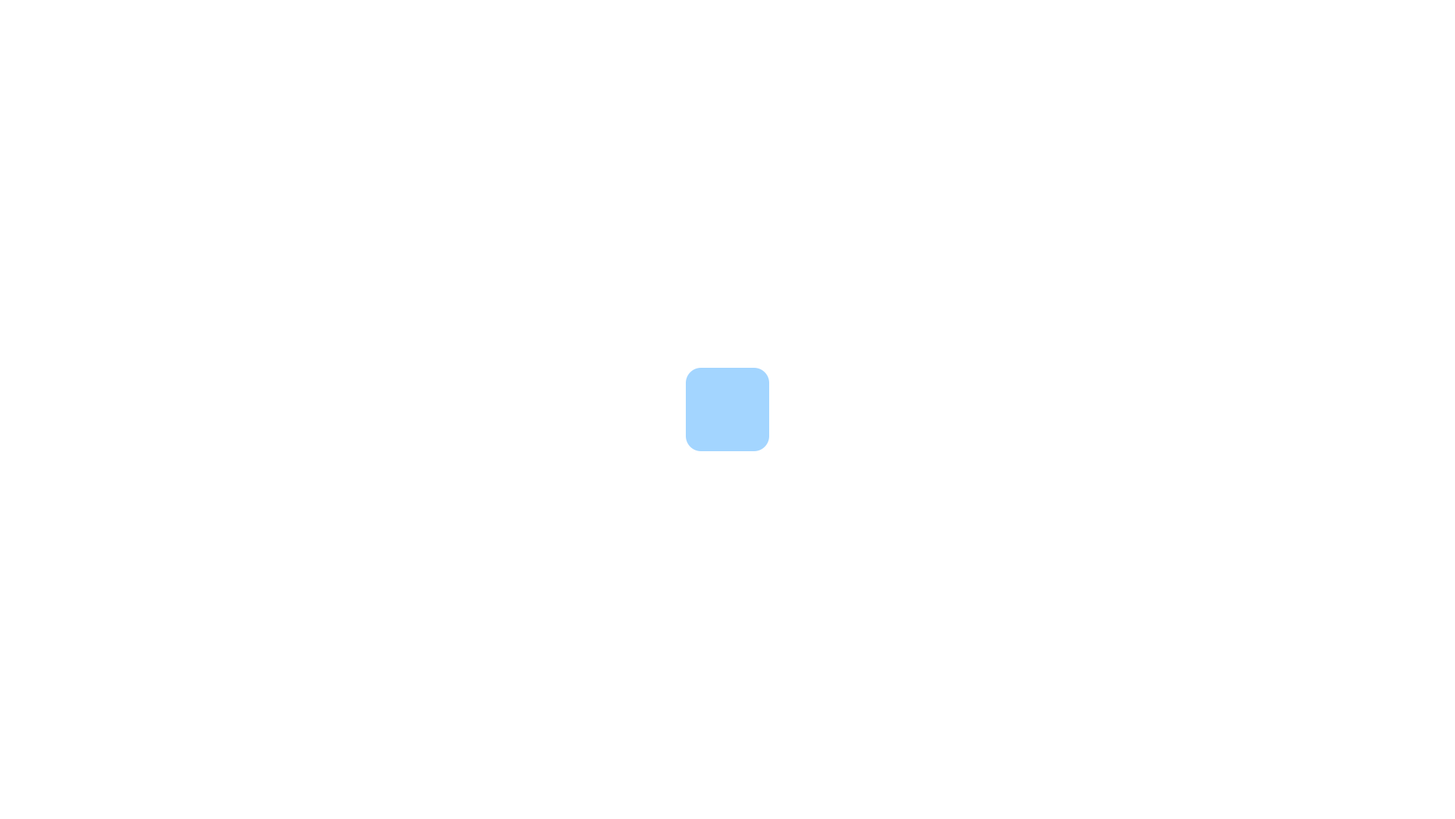
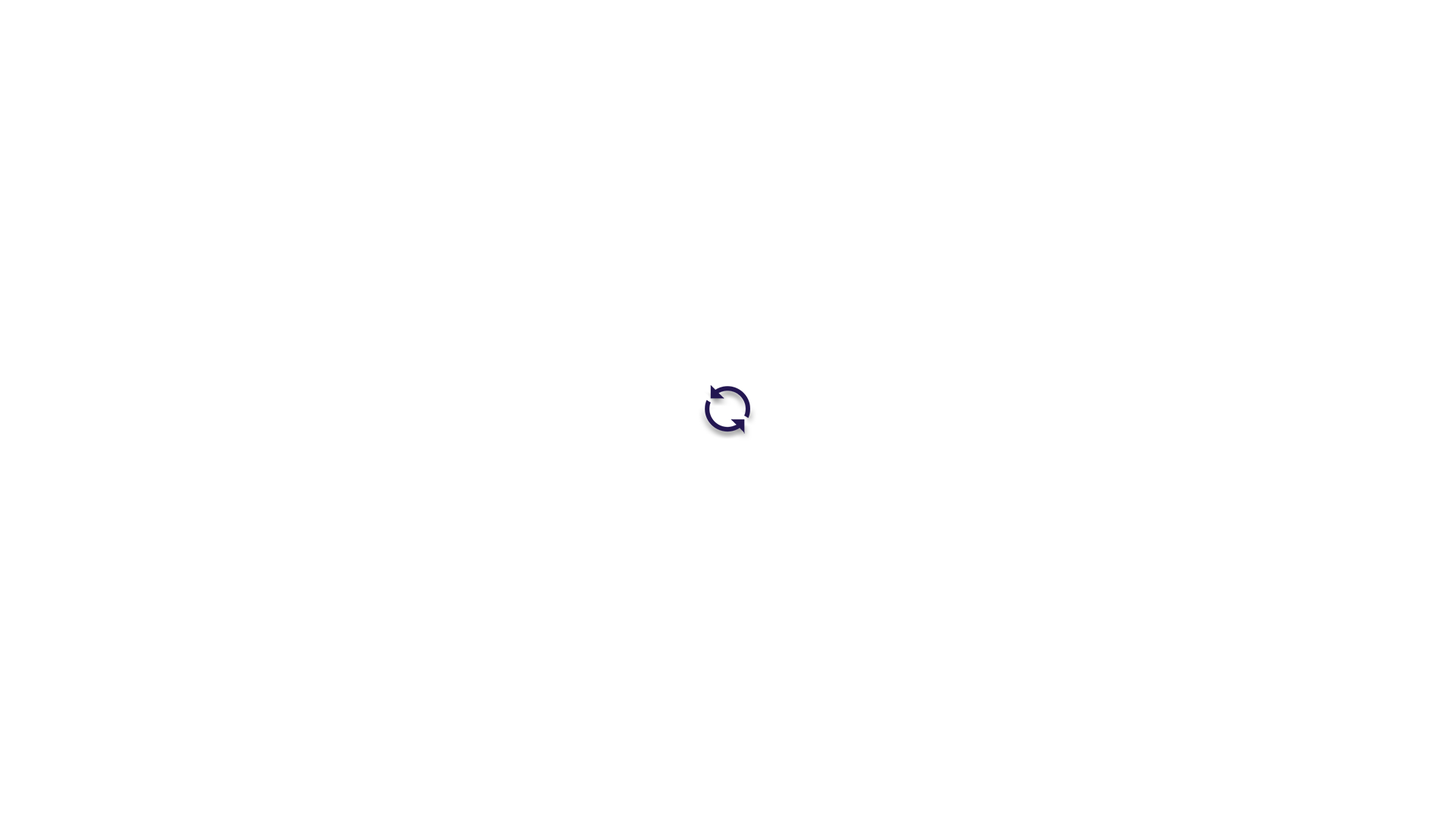
Layers edited between the first and the second 1455 × 819 image:
added layer "ChangeButton" above "UIBackground" over [704,385,751,434]
hid "UIBackground" over [685,367,770,452]
